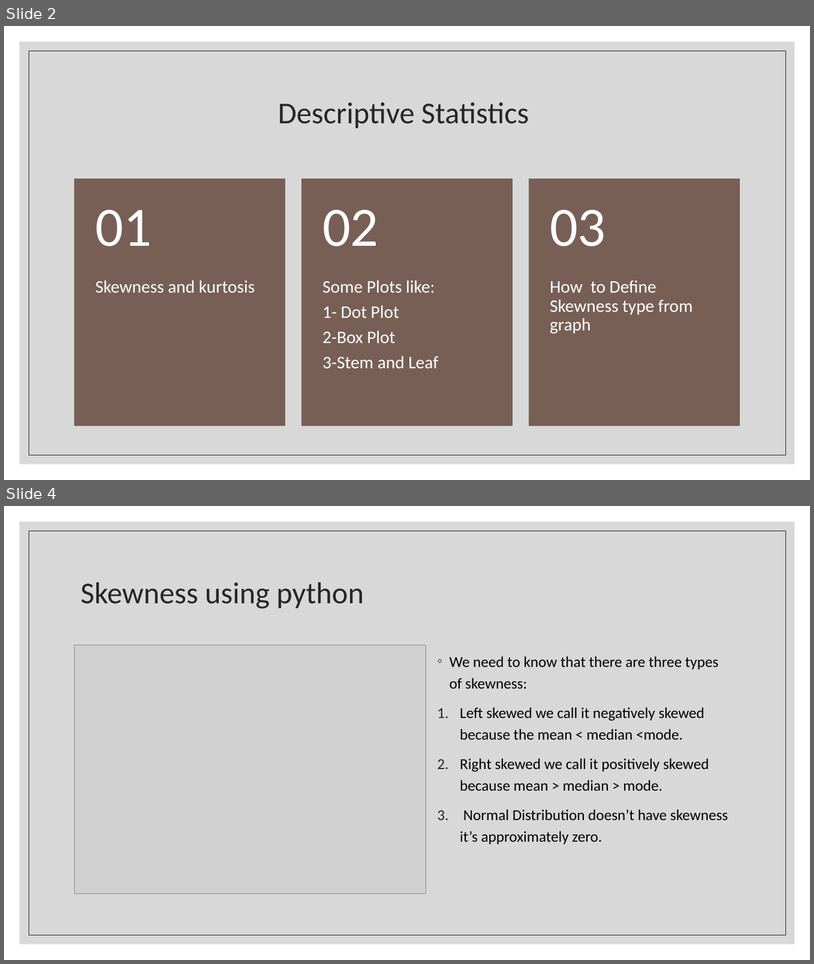
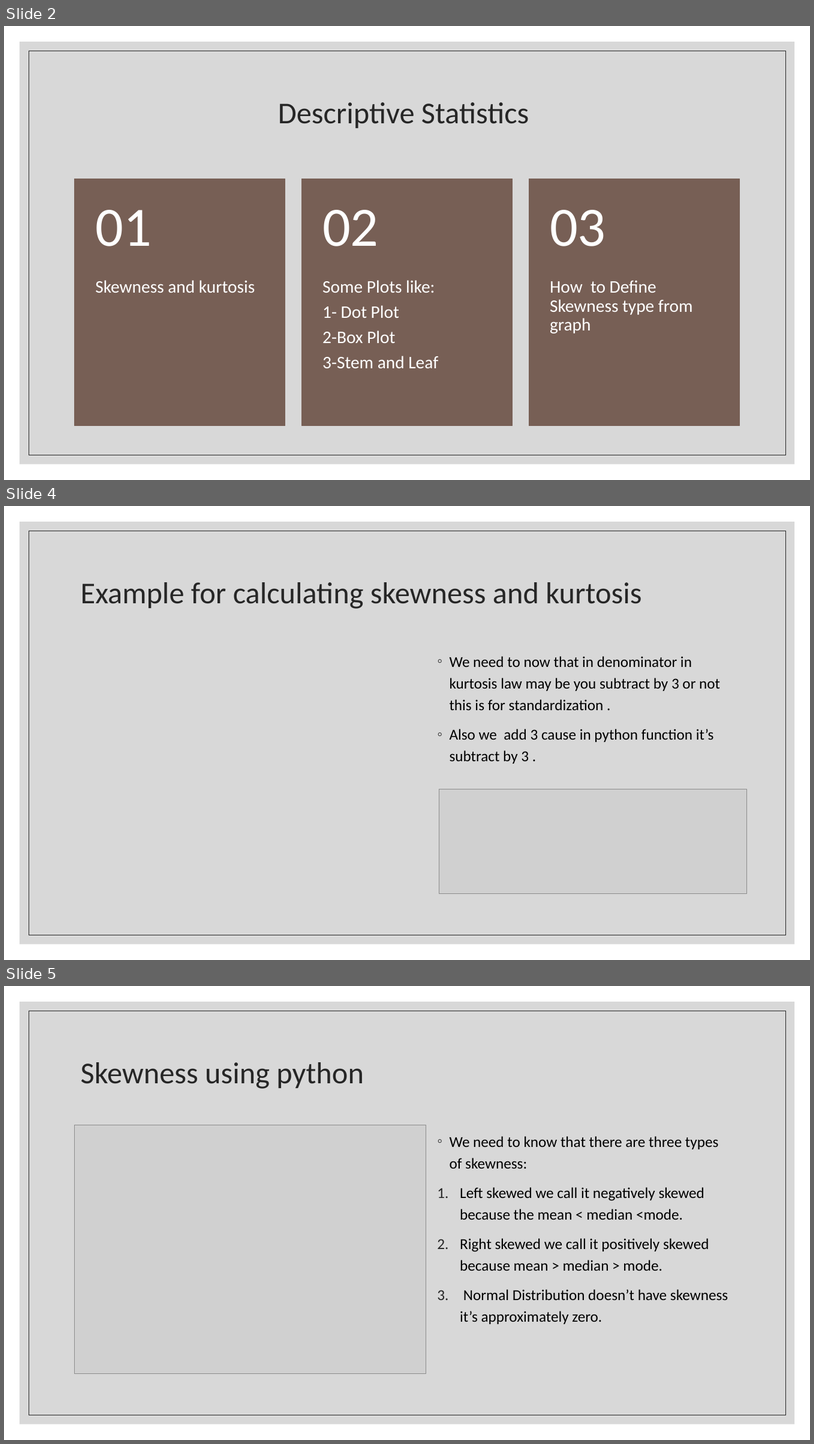
Before and after one commit to ah3asef/Probability_Report, a slide deck: Project.pptx. Shown one above the other, each under a label of ours: slides 2 and 4 before the commit, slides 2, 4 and 5 after it; the slides between them are not shown. The pictures are 814x964 and 814x1444 pixels, drawn with LibreOffice and Linux fonts; fonts in the diff are those of the drawing; grey boxes stand for pictures. Boxes give left, top, right and bottom in pixels: in the first picture for what was removed or moved away, otherwise in the second. Text is boxed around its words. In the diff, an @@ line names an element or a change of style, - is before the commit and + after.

Commit message:
Examples on kurtosis and skewness

```diff
--- a/Project.pptx
+++ b/Project.pptx
@@ slide 4 added at box(4, 506, 810, 960), background #FFFFFF; not listed: 2 template elements that a slide beside it also shows @@
@@ title added at box(81, 582, 642, 609), 36 pt, text #262626 @@
+Example for calculating skewness and kurtosis
@@ text added at box(450, 656, 720, 763), 18 pt, text #000000 @@
+◦ We need to now that in denominator in kurtosis law may be you subtract by 3 or not this is for standardization .
+◦ Also we add 3 cause in python function it’s subtract by 3 .
@@ picture added at box(440, 789, 747, 893) @@
@@ what was slide 4 is now slide 5 @@
```
Also in this commit, not shown: 1 slide changed.
